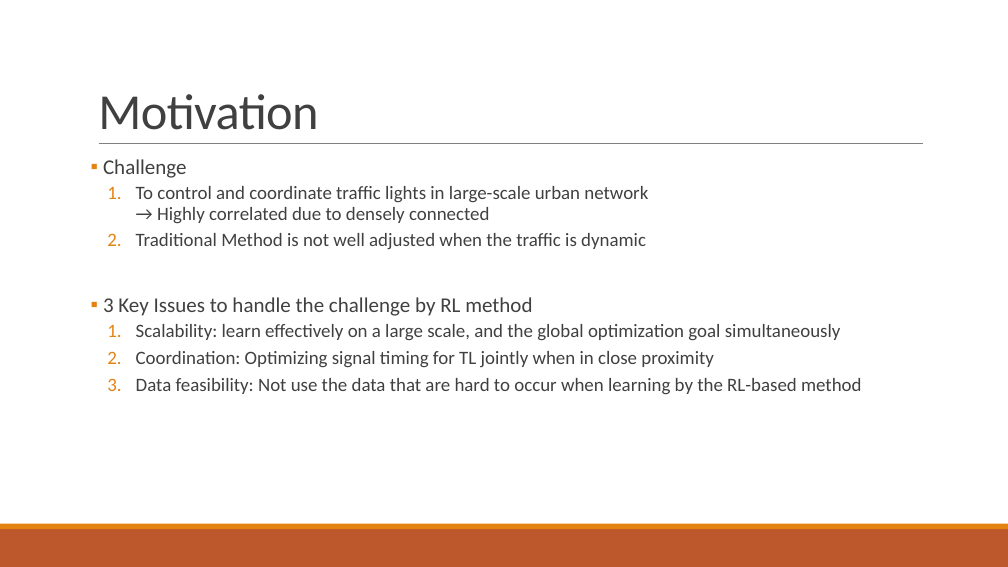
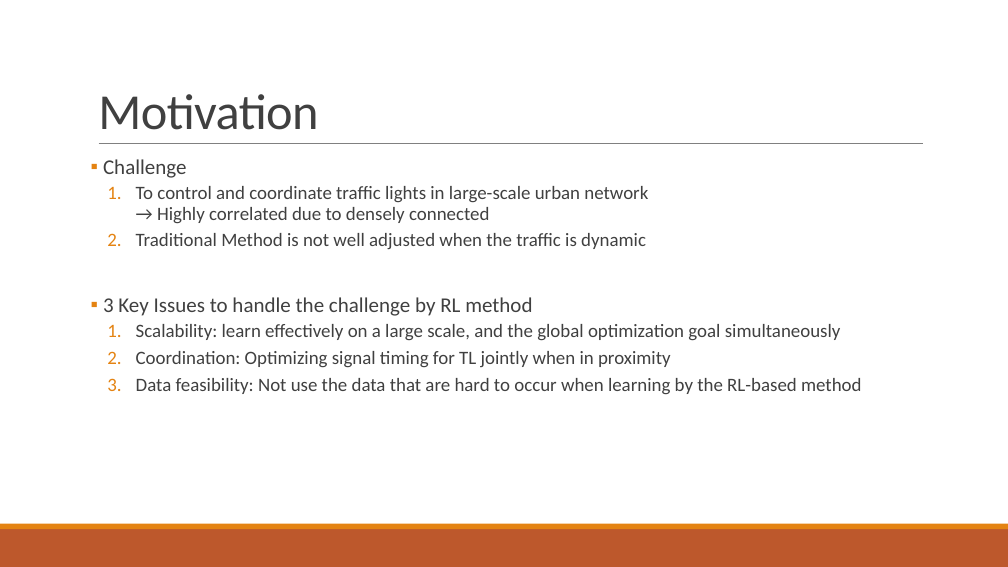
Before and after one commit to 3neutronstar/traffic-optimization_RL, a slide deck: slide 15 of 1st_Seminar(강민수).pptx. Drawn at 1008x567 pixels with LibreOffice and Linux fonts; fonts in the diff are those of the drawing. Boxes give left, top, right and bottom in pixels: in the first picture for what was removed or moved away, otherwise in the second. Text is boxed around its words. In the diff, an @@ line names an element or a change of style, - is before the commit and + after.

```diff
--- a/1st_Seminar(강민수).pptx
+++ b/1st_Seminar(강민수).pptx
@@ text at (136,351,671,367): text changed @@
-  2. Coordination: Optimizing signal timing for TL jointly when in close proximity
+  2. Coordination: Optimizing signal timing for TL jointly when in proximity
```
Also in this commit, not shown: 6 other slides changed, 1 slide added, 1 slide removed, 1 other file.
